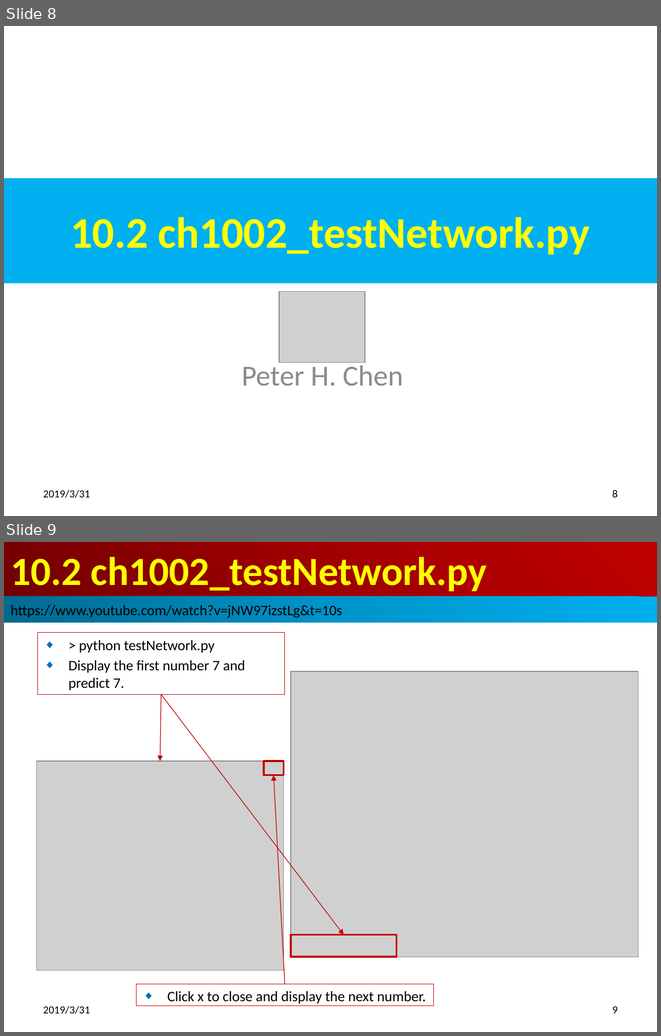
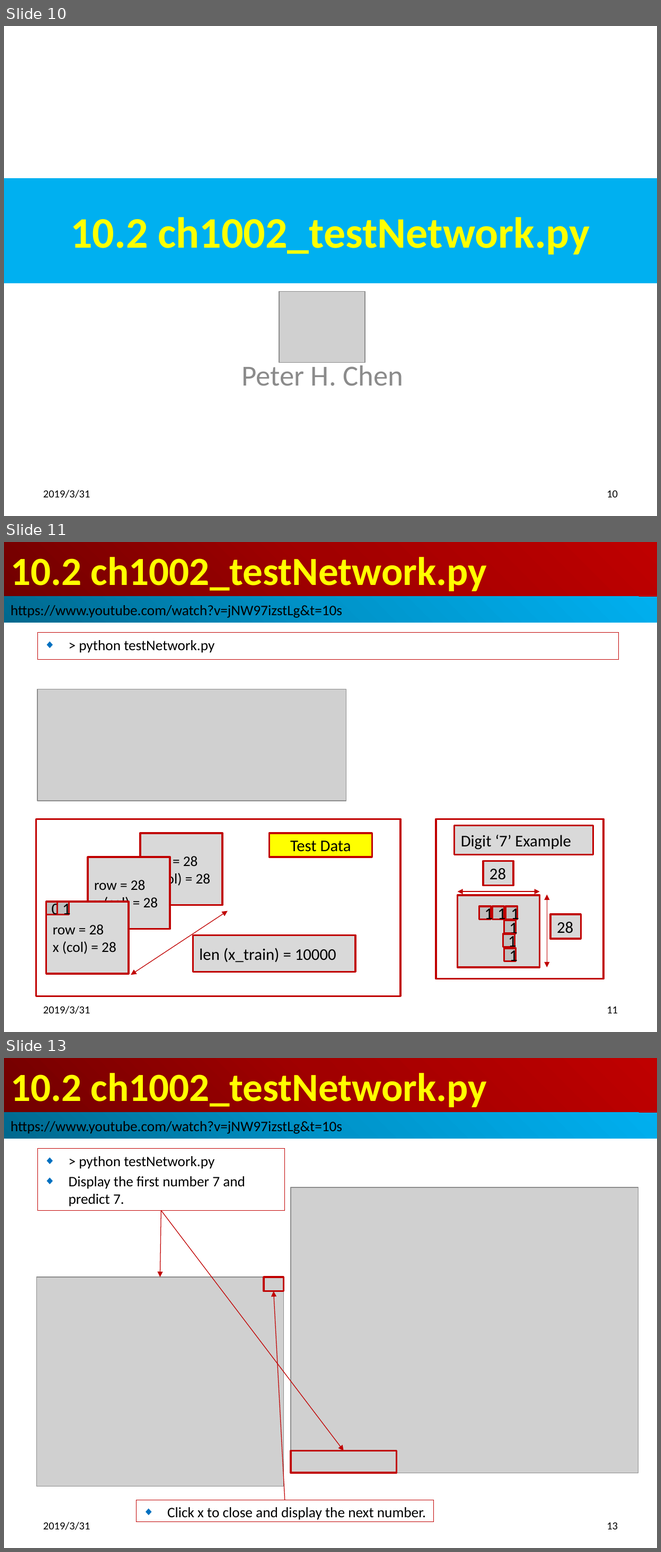
Before and after one commit to peterhchen/100-TensorFlow-DeepLearning-Basic, a slide deck: ch10_DataModel/ch10_Proj_Number-Guesser/ch10_Number_Guesser.pptx. Shown one above the other, each under a label of ours: slides 8 and 9 before the commit, slides 10, 11 and 13 after it; the slides between them are not shown. The pictures are 661x1036 and 661x1552 pixels, drawn with LibreOffice and Linux fonts; fonts in the diff are those of the drawing; grey boxes stand for pictures. Boxes give left, top, right and bottom in pixels: in the first picture for what was removed or moved away, otherwise in the second. Text is boxed around its words. In the diff, an @@ line names an element or a change of style, - is before the commit and + after.

```diff
--- a/ch10_DataModel/ch10_Proj_Number-Guesser/ch10_Number_Guesser.pptx
+++ b/ch10_DataModel/ch10_Proj_Number-Guesser/ch10_Number_Guesser.pptx
@@ slide 11 added at (x1=4, y1=542, x2=657, y2=1032), background #FFFFFF @@
@@ title added at (x1=4, y1=542, x2=657, y2=597), fill gradient #720000 to #A20000 to #C00000, 44 pt, text #FFFF00, bold @@
+10.2 ch1002_testNetwork.py
@@ rectangle added at (x1=4, y1=597, x2=657, y2=623), fill gradient #00688E to #0094CA to #00B0F0, 16 pt, text #000000 @@
+https://www.youtube.com/watch?v=jNW97izstLg&t=10s
@@ subtitle added at (x1=37, y1=633, x2=618, y2=660), outline #C00000 0.75 pt, 16 pt, text #000000 @@
+◆ > python testNetwork.py
@@ picture added at (x1=37, y1=689, x2=346, y2=801) @@
@@ rectangle added at (x1=36, y1=819, x2=400, y2=996), outline #C00000 2 pt @@
@@ rectangle added at (x1=436, y1=819, x2=603, y2=978), outline #C00000 2 pt @@
@@ rectangle added at (x1=454, y1=826, x2=593, y2=855), fill #D9D9D9, outline #C00000 2 pt, 18 pt, text #000000 @@
+Digit ‘7’ Example
@@ rectangle added at (x1=140, y1=833, x2=223, y2=905), fill #D9D9D9, outline #C00000 2 pt, 16 pt, text #000000 @@
+row = 28
+x (col) = 28
@@ rectangle added at (x1=269, y1=833, x2=372, y2=857), fill #FFFF00, outline #C00000 2 pt, 18 pt, text #000000 @@
+Test Data
@@ rectangle added at (x1=88, y1=857, x2=170, y2=928), fill #D9D9D9, outline #C00000 2 pt, 16 pt, text #000000 @@
+row = 28
+x (col) = 28
@@ rectangle added at (x1=483, y1=861, x2=513, y2=885), fill #D9D9D9, outline #C00000 2 pt, 18 pt, text #000000 @@
+28
@@ double arrow added from (539, 891) to (457, 891), #C00000 0.75 pt @@
@@ rectangle added at (x1=46, y1=901, x2=129, y2=973), fill #D9D9D9, outline #C00000 2 pt, 16 pt, text #000000 @@
+row = 28
+x (col) = 28
@@ rectangle added at (x1=46, y1=901, x2=58, y2=914), fill #BFBFBF, outline #C00000 2 pt, 18 pt, text #000000 @@
+0
@@ rectangle added at (x1=57, y1=901, x2=69, y2=914), fill #BFBFBF, outline #C00000 2 pt, 18 pt, text #000000 @@
+1
@@ rectangle added at (x1=457, y1=896, x2=539, y2=967), fill #D9D9D9, outline #C00000 2 pt @@
@@ rectangle added at (x1=479, y1=906, x2=491, y2=919), fill #BFBFBF, outline #C00000 2 pt, 18 pt, text #000000 @@
+1
@@ rectangle added at (x1=493, y1=906, x2=504, y2=919), fill #BFBFBF, outline #C00000 2 pt, 18 pt, text #000000 @@
+1
@@ rectangle added at (x1=505, y1=906, x2=517, y2=919), fill #BFBFBF, outline #C00000 2 pt, 18 pt, text #000000 @@
+1
@@ double arrow added from (547, 967) to (547, 894), #C00000 0.75 pt @@
@@ double arrow added from (227, 911) to (131, 974), #C00000 0.75 pt @@
@@ rectangle added at (x1=504, y1=920, x2=516, y2=933), fill #BFBFBF, outline #C00000 2 pt, 18 pt, text #000000 @@
+1
@@ rectangle added at (x1=550, y1=914, x2=581, y2=939), fill #D9D9D9, outline #C00000 2 pt, 18 pt, text #000000 @@
+28
@@ rectangle added at (x1=193, y1=935, x2=355, y2=972), fill #D9D9D9, outline #C00000 2 pt, 18 pt, text #000000 @@
+len (x_train) = 10000
@@ rectangle added at (x1=503, y1=934, x2=514, y2=947), fill #BFBFBF, outline #C00000 2 pt, 18 pt, text #000000 @@
+1
@@ rectangle added at (x1=504, y1=948, x2=516, y2=961), fill #BFBFBF, outline #C00000 2 pt, 18 pt, text #000000 @@
+1
@@ text added at (x1=43, y1=1005, x2=90, y2=1014), 12 pt, text #000000 @@
+2019/3/31
@@ page number added at (x1=607, y1=1006, x2=618, y2=1013), 12 pt, text #000000 @@
+11
@@ what was slide 8 is now slide 10 @@
@@ page number at (x1=607, y1=490, x2=618, y2=497): text changed @@
-8
+10
@@ what was slide 9 is now slide 13 @@
@@ page number at (x1=607, y1=1522, x2=618, y2=1529): text changed @@
-9
+13
```
Also in this commit, not shown: 3 other slides added, 2 other files.
